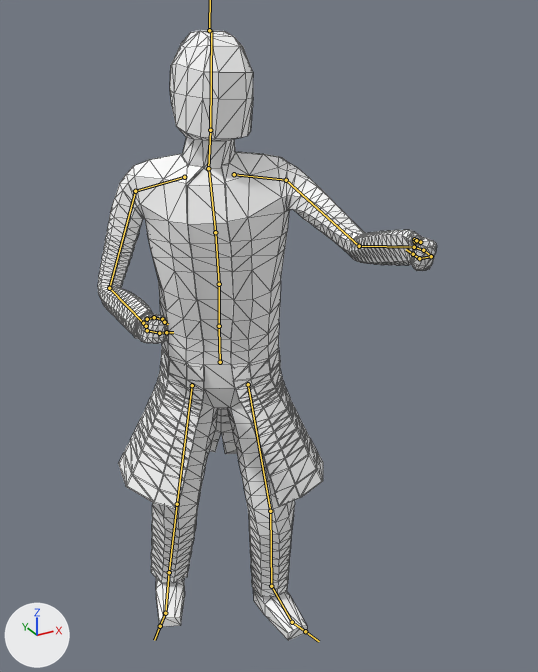
What one commit did to the FBX model SPLASH/res/models/Doc.fbx.
Both versions are drawn from a 50 mm lens placed at (-0.0088, -0.0192, 0.0197), pointed at (0.0006, -0.0021, 0.0112). The lights are fixed; the arrows at lower left show +X, +Y and +Z. Both versions are drawn at frame 127 of the action 'idle'; the numbers are the values there. The bones that bend it are drawn over the model as lines. Mesh edges are drawn as thin lines.
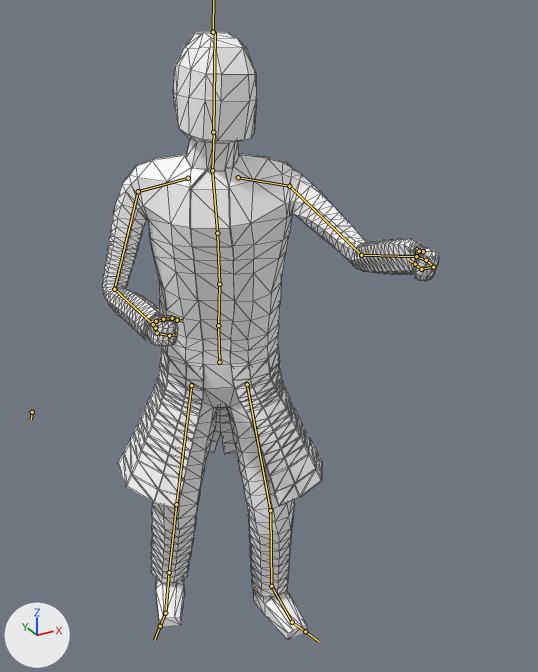
Location of each change, (x1, y1, x2, y2) in pixels of the pictures (538 x 672 px):
'polySurface11', posed: before (98, 30, 437, 641); after (103, 32, 439, 641)
bone 'mixamorig:Spine', root to tip: before (219, 326) to (219, 284); after (218, 325) to (219, 284)
bone 'mixamorig:Spine1', root to tip: before (219, 284) to (215, 232); after (219, 284) to (217, 233)
bone 'mixamorig:Spine2', root to tip: before (215, 232) to (209, 170); after (217, 233) to (212, 172)
bone 'mixamorig:Neck', root to tip: before (208, 168) to (210, 130); after (212, 170) to (214, 132)
bone 'mixamorig:LeftShoulder', root to tip: before (234, 174) to (286, 180); after (238, 177) to (289, 186)
bone 'mixamorig:LeftArm', root to tip: before (286, 180) to (359, 246); after (289, 186) to (361, 255)
bone 'mixamorig:RightArm', root to tip: before (135, 191) to (109, 288); after (138, 191) to (114, 289)
bone 'mixamorig:RightForeArm', root to tip: before (109, 288) to (143, 323); after (114, 289) to (153, 324)
bone 'mixamorig:RightHandThumb2', root to tip: before (154, 317) to (162, 319); after (163, 319) to (172, 318)

The change in detail:
Bone 'mixamorig:Spine' (bone_mixamorig_spine) turns from (7, 0, -1) to (7, 0, -3) degrees about its own x, y and z.
Bone 'mixamorig:Spine1' (bone_mixamorig_spine1) turns from (-1, -1, 3) to (1, -1, 2) degrees about its own x, y and z.
Bone 'mixamorig:Spine2' (bone_mixamorig_spine2) turns from (-1, -1, 3) to (1, -1, 2) degrees about its own x, y and z.
Bone 'mixamorig:Neck' (bone_mixamorig_neck) turns from (-2, 19, -10) to (-5, 18, -8) degrees about its own x, y and z.
Bone 'mixamorig:LeftShoulder' (bone_mixamorig_leftshoulder) turns from (-10, 2, 7) to (-10, 2, 8) degrees about its own x, y and z.
Bone 'mixamorig:LeftArm' (bone_mixamorig_leftarm) turns from (-11, -36, 37) to (-14, -38, 41) degrees about its own x, y and z.
Bone 'mixamorig:RightArm' (bone_mixamorig_rightarm) turns from (18, 1, -19) to (20, 2, -20) degrees about its own x, y and z.
Bone 'mixamorig:RightForeArm' (bone_mixamorig_rightforearm) turns from (16, 17, -66) to (17, 18, -67) degrees about its own x, y and z.
Bone 'mixamorig:RightHandThumb2' (bone_mixamorig_righthandthumb2) turns from (6, -9, 14) to (6, -9, -11) degrees about its own x, y and z.
